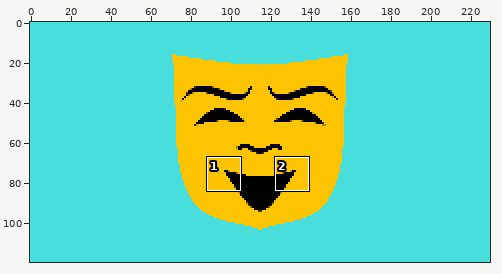
Sprite sheet: thumbnail.png. The first picture is a wide view before the edit; the outline marks the close-up.
Close-up. As it was:
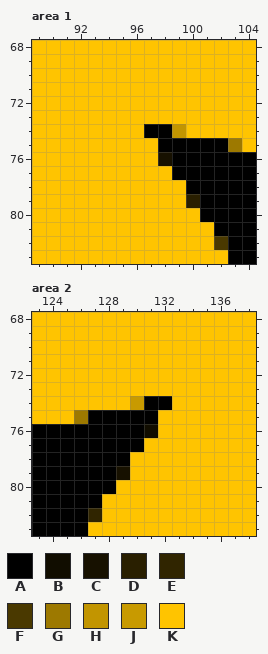
The file is 230x120 pixels. Colours within 5 levels of each other are drawn and written as one. Shown: area 1: x 89..104, y 68..83; area 2: x 123..138, y 68..83. The commit also changed other parts of the picture, which this record leaves out.
Palette (. is transparent): A #000000  B #110d00  C #171100  D #291f00  E #302500  F #4a3900  G #9d7900  H #c29500  J #c89a00  K #ffc400
Pixels before, area 1, first column x 89:
68 KKKKKKKKKKKKKKKK
69 KKKKKKKKKKKKKKKK
70 KKKKKKKKKKKKKKKK
71 KKKKKKKKKKKKKKKK
72 KKKKKKKKKKKKKKKK
73 KKKKKKKKKKKKKKKK
74 KKKKKKKKAAHKKKKK
75 KKKKKKKKKAAAAAGK
76 KKKKKKKKKCAAAAAA
77 KKKKKKKKKKAAAAAA
78 KKKKKKKKKKKAAAAA
79 KKKKKKKKKKKDAAAA
80 KKKKKKKKKKKKAAAA
81 KKKKKKKKKKKKKAAA
82 KKKKKKKKKKKKKFAA
83 KKKKKKKKKKKKKKAA
Pixels before, area 2, first column x 123:
68 KKKKKKKKKKKKKKKK
69 KKKKKKKKKKKKKKKK
70 KKKKKKKKKKKKKKKK
71 KKKKKKKKKKKKKKKK
72 KKKKKKKKKKKKKKKK
73 KKKKKKKKKKKKKKKK
74 KKKKKKKJAAKKKKKK
75 KKKGAAAAAKKKKKKK
76 AAAAAAAABKKKKKKK
77 AAAAAAAAKKKKKKKK
78 AAAAAAAKKKKKKKKK
79 AAAAAACKKKKKKKKK
80 AAAAAAKKKKKKKKKK
81 AAAAAKKKKKKKKKKK
82 AAAAEKKKKKKKKKKK
83 AAAAKKKKKKKKKKKK
And afterwards:
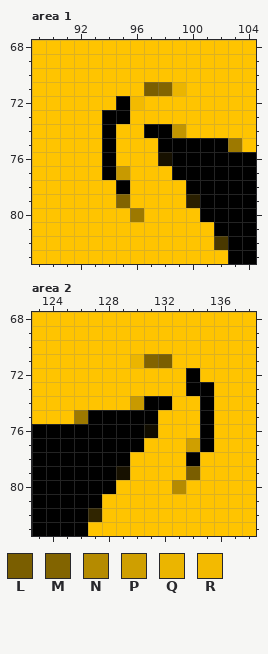
Colours new in this view: L #7a5e00  M #826400  N #b58b00  P #cf9f00  Q #ebb500  R #f3ba00
Edits made:
Area 1:
The author changed colour K to colour A in row 72 at x 95; in row 73 at x 94 to 95; in rows 74 to 77 at x 94; in row 78 at x 95.
The author changed colour K to colour G in row 80 at x 96.
The author changed colour K to colour J in row 77 at x 95.
The author changed colour K to colour L in row 71 at x 97.
The author changed colour K to colour M in row 71 at x 98; in row 79 at x 95.
The author changed colour K to colour Q in row 71 at x 99.
The author changed colour K to colour R in row 72 at x 96.
Area 2:
The author changed colour K to colour A in row 72 at x 134; in row 73 at x 134 to 135; in rows 74 to 77 at x 135; in row 78 at x 134.
The author changed colour K to colour L in row 71 at x 132; in row 79 at x 134.
The author changed colour K to colour M in row 71 at x 131.
The author changed colour K to colour N in row 80 at x 133.
The author changed colour K to colour P in row 77 at x 134.
The author changed colour K to colour Q in row 71 at x 130.
Boxes around the changes in both close-ups, in picture pixels (x1, y1, x2, y2):
changed: (102, 82, 186, 222)
changed: (130, 354, 214, 494)
